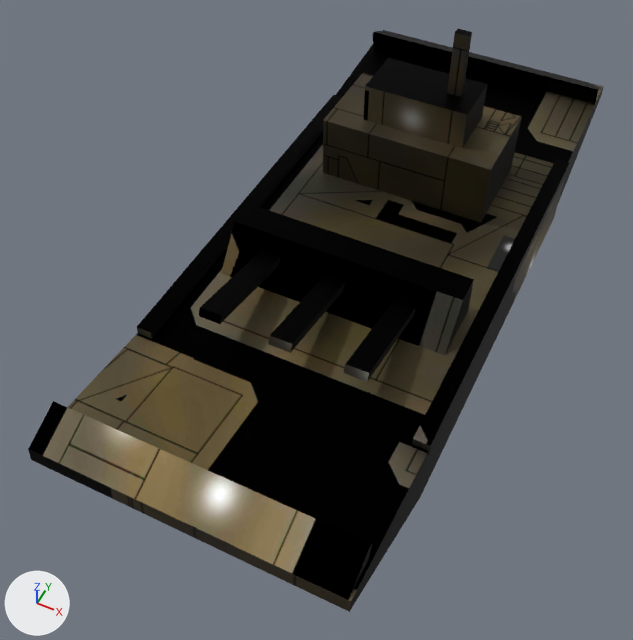
One commit to the Blender file Assets/BlenderSourceFiles/Cube_d6.blend: the scene before it, then after it.
The view is the same before and after, from a 50 mm camera at (1.97, -5.03, 5.5) aimed at (-0.1, -0.89, 0.33). The lights are fixed; the arrows at lower left show +X, +Y and +Z.

The first picture shows 'Player'.
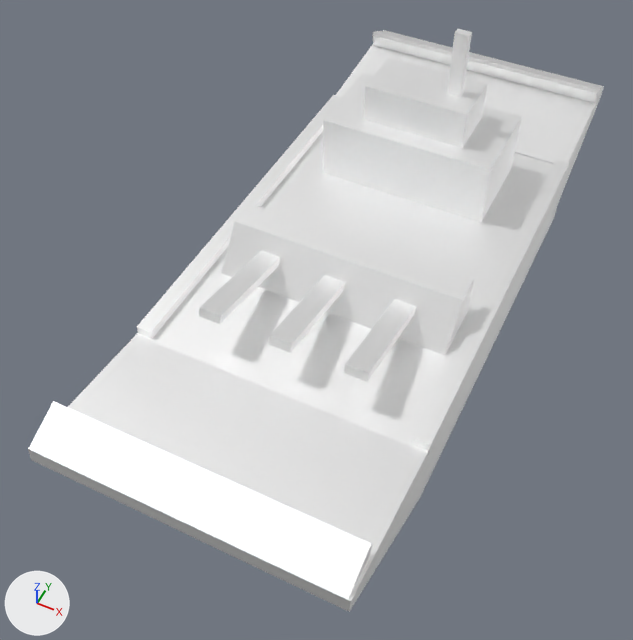
The change, as a list of edits to the scene's bpy script:
```text
Change mat_sjip_texture:
    remove # nodes: BsdfPrincipled, NormalMap, OutputMaterial, TexImage x3
    remove # uses the picture img_diffusecolor_texture_009
    remove # uses the picture img_diffusecolor_texture_010
    remove # uses the picture img_diffusecolor_texture_011
    nodes: BsdfPrincipled, OutputMaterial
    colours: white #ffffff
```

Location of each change, [x1, y1, x2, y2] in pixels of the pictures (633 x 640 px):
'Player', surface changed
    both: [28, 29, 604, 612]
